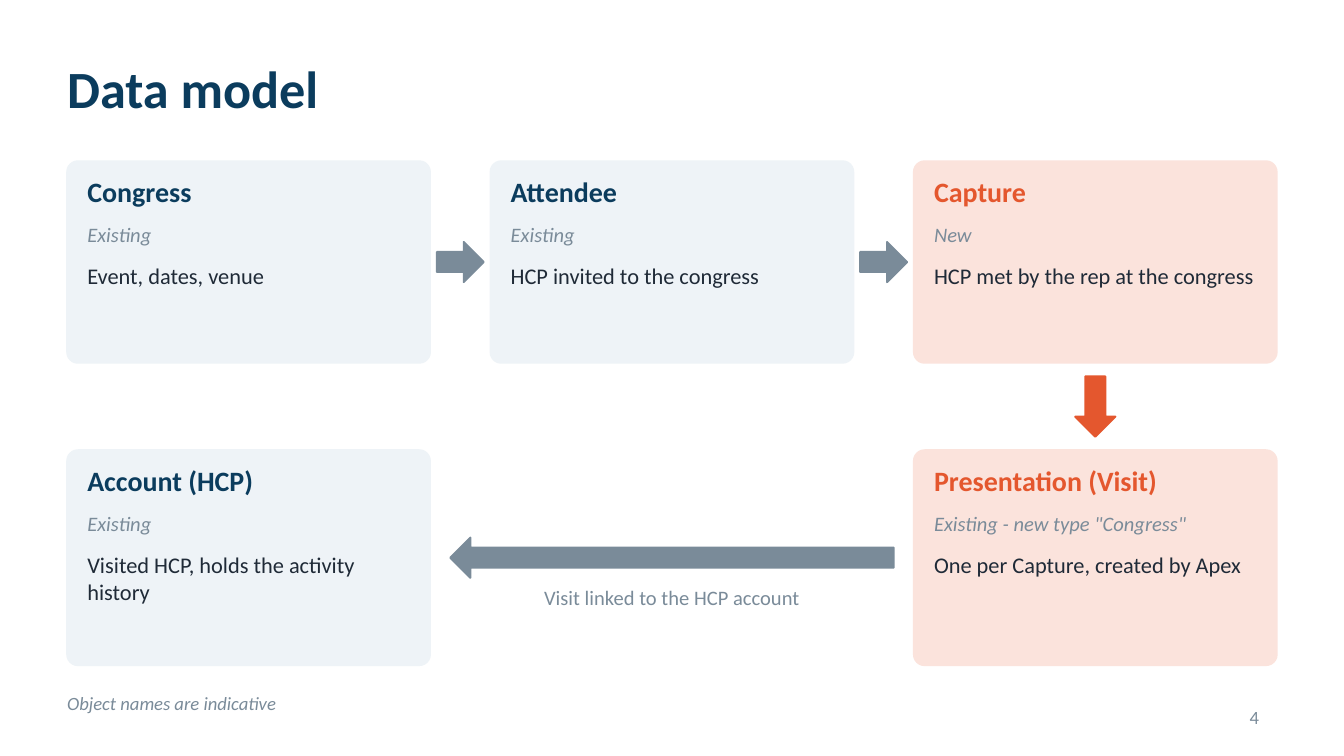
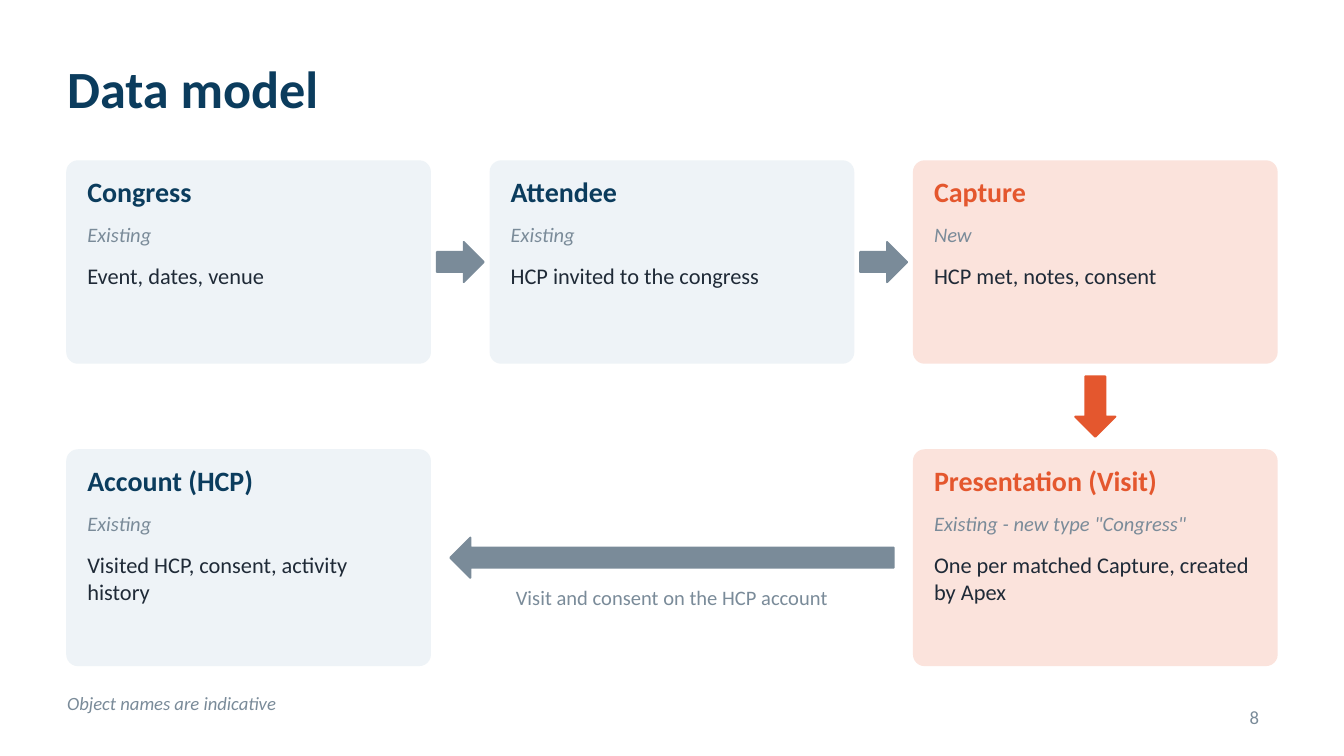
Before and after one commit to patrik8585/claude, a slide deck: slide 8 of slides/France_CBU_Congress_Solution.pptx (slide 4 before the commit). Drawn at 1344x756 pixels with LibreOffice and Linux fonts; fonts in the diff are those of the drawing. Boxes give left, top, right and bottom in pixels: in the first picture for what was removed or moved away, otherwise in the second. Text is boxed around its words. In the diff, an @@ line names an element or a change of style, - is before the commit and + after.

```diff
--- a/slides/France_CBU_Congress_Solution.pptx
+++ b/slides/France_CBU_Congress_Solution.pptx
@@ text at (934, 269, 1157, 287): text changed @@
-HCP met by the rep at the congress
+HCP met, notes, consent
@@ text at (87, 557, 347, 604): text changed @@
-Visited HCP, holds the activity history
+Visited HCP, consent, activity history
@@ text at (934, 557, 1249, 604): text changed @@
-One per Capture, created by Apex
+One per matched Capture, created by Apex
@@ text at (516, 591, 827, 605): text changed @@
-Visit linked to the HCP account
+Visit and consent on the HCP account
@@ page number at (1250, 711, 1259, 724): text changed @@
-4
+8
```
Also in this commit, not shown: 8 other slides changed, 4 slides added.
